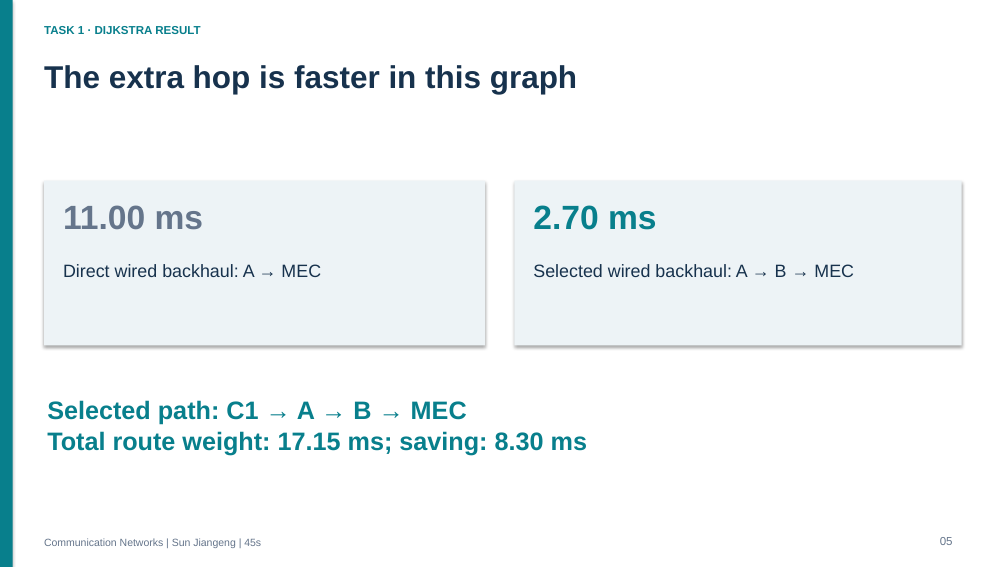
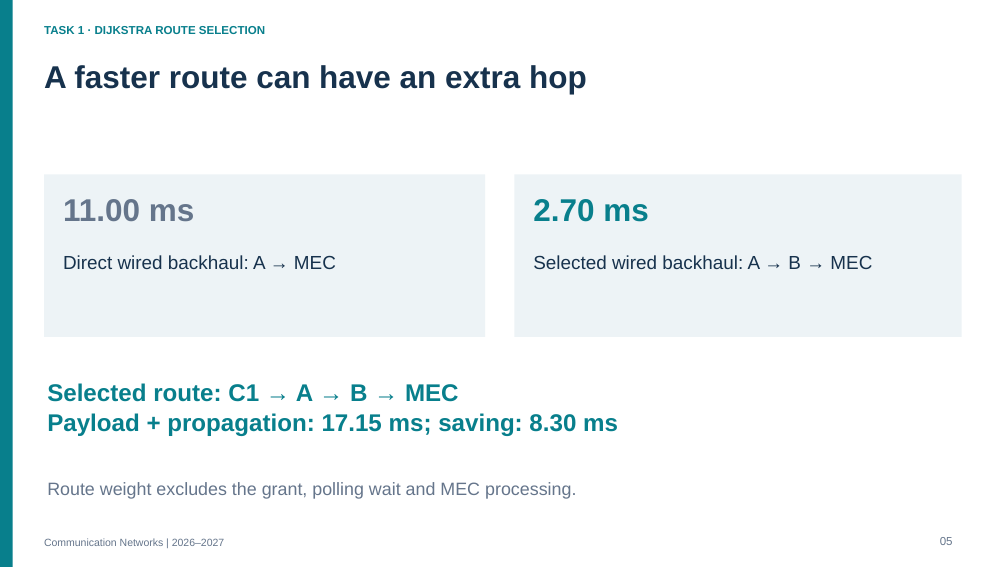
Before and after one commit to thelu260325/-, a slide deck: slide 5 of deliverables/communication_networks_2026_project/project/slides/Communication_Networks_Presentation.pptx. Drawn at 1008x567 pixels with LibreOffice and Linux fonts; fonts in the diff are those of the drawing. Boxes give left, top, right and bottom in pixels: in the first picture for what was removed or moved away, otherwise in the second. Text is boxed around its words. In the diff, an @@ line names an element or a change of style, - is before the commit and + after.

Commit message:
Review communication networks presentation and speaking script

```diff
--- a/deliverables/communication_networks_2026_project/project/slides/Communication_Networks_Presentation.pptx
+++ b/deliverables/communication_networks_2026_project/project/slides/Communication_Networks_Presentation.pptx
@@ rectangle removed at bbox=[0, 0, 1008, 567] @@
@@ text at bbox=[44, 26, 265, 34]: text changed @@
-TASK 1 · DIJKSTRA RESULT
+TASK 1 · DIJKSTRA ROUTE SELECTION
@@ text at bbox=[44, 65, 587, 94]: text changed @@
-The extra hop is faster in this graph
+A faster route can have an extra hop
@@ shadow off in 3 elements at bbox=[0, 0, 13, 567], bbox=[515, 175, 963, 337], bbox=[44, 175, 485, 337] @@
@@ rectangle: place and size @@
-rectangle at bbox=[44, 181, 485, 346]
+rectangle at bbox=[44, 175, 485, 337]
@@ rectangle: place and size @@
-rectangle at bbox=[515, 181, 963, 346]
+rectangle at bbox=[515, 175, 963, 337]
@@ text "11.00 ms" at bbox=[63, 199, 195, 221]: size 32 to 30 pt; line spacing 39pt to 36.6pt @@
@@ text "2.70 ms" at bbox=[533, 199, 649, 222]: size 32 to 30 pt; line spacing 39pt to 36.6pt @@
@@ text "Direct wired backhaul: A → ..." at bbox=[63, 255, 336, 269]: size 17 to 18 pt; line spacing 20.7pt to 22pt @@
@@ text "Direct wired backhaul: A → ...": place and size @@
-text "Direct wired backhaul: A → ..." at bbox=[63, 264, 321, 277]
+text "Direct wired backhaul: A → ..." at bbox=[63, 255, 336, 269]
@@ text "Selected wired backhaul: A → ...": place and size @@
-text "Selected wired backhaul: A → ..." at bbox=[533, 264, 854, 277]
+text "Selected wired backhaul: A → ..." at bbox=[533, 255, 872, 269]
@@ text "Selected wired backhaul: A → ..." at bbox=[533, 255, 872, 269]: size 17 to 18 pt; line spacing 20.7pt to 22pt @@
@@ text at bbox=[47, 383, 618, 436]: text changed; size 24 to 23 pt @@
-Selected path: C1 → A → B → MEC
-Total route weight: 17.15 ms; saving: 8.30 ms
+Selected route: C1 → A → B → MEC
+Payload + propagation: 17.15 ms; saving: 8.30 ms
@@ text added at bbox=[47, 482, 576, 499], 17 pt, text #65758B @@
+Route weight excludes the grant, polling wait and MEC processing.
@@ text at bbox=[44, 538, 224, 546]: text changed @@
-Communication Networks | Sun Jiangeng | 45s
+Communication Networks | 2026–2027
```
Also in this commit, not shown: 7 other slides changed, 7 slides added, 6 slides removed, 26 other files.
